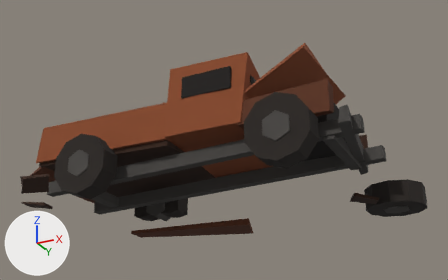
One commit to the glTF model public/models/wreck.glb: the scene before it, then after it.
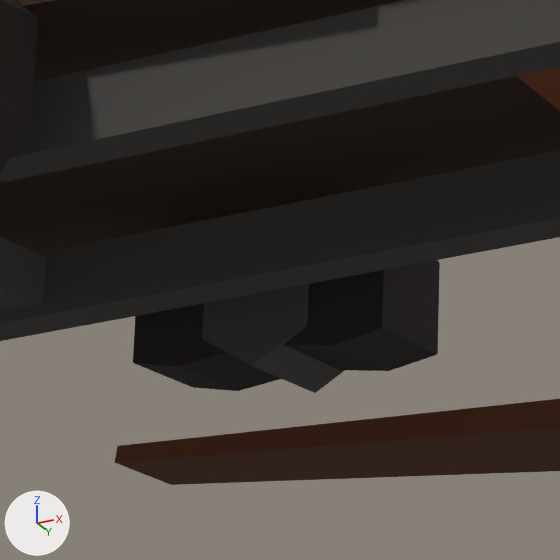
Each version is shown whole from a 50 mm camera at (3.82, -7.15, -2.36) aimed at (0.19, 0.1, 0.9), then close up on the part from 25% to 47% of the width and 55% to 90% of the height. Arrows for +X, +Y and +Z are at lower left; the lights stay in place. The last two pictures show the newer version. Vertices at exactly the same position are counted once.

In view in the first close-up: 'wreck'.
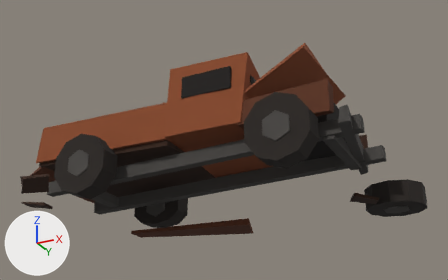
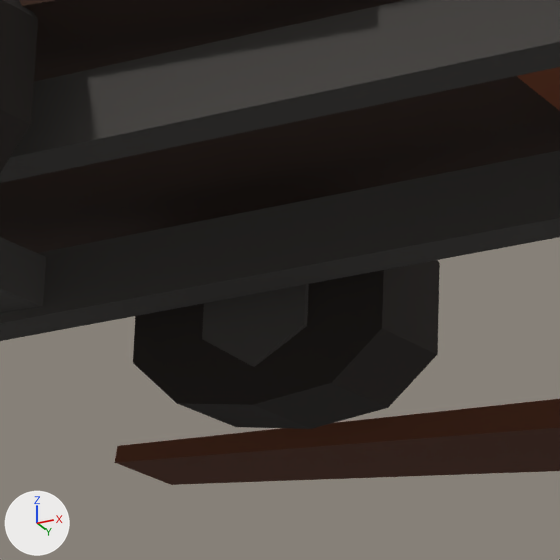
Pixel boxes (x1, y1, x2, y2) of what changed, in the close-ups (560 x 560 px; the box of a moved part takes in the faces that stretch with it):
part 1 of me_cube, moved or reshaped: before (133, 270, 437, 391); after (133, 270, 438, 429)

The change in detail:
me_cube has 296 vertices, 476 faces and spans x -2.54..2.6, y -1.84..1.98, z -0.06..1.64.
me_cube is used by ob_wreck; location (0.0, 0.0, 0.0).
Before the commit, vertices of me_cube: 264 (-1.1, 1.1, 0.17) at pixel (389, 370), 265 (-1.1, 0.8, 0.17) at pixel (332, 345), 268 (-1.6, 1.1, 0.17) at pixel (237, 391), 269 (-1.6, 0.8, 0.17) at pixel (178, 366).
Part 1, on me_cube:
Vertices 264, 265, 268, 269 of me_cube move by (0.0, 0.0, -0.1).
Vertex 266 of me_cube moves from (-1.35, 1.1, 0.2) to (-1.35, 1.1, 0.04) at pixel (311, 428).
Vertex 267 of me_cube moves from (-1.35, 0.8, 0.2) to (-1.35, 0.8, 0.04) at pixel (252, 404).
